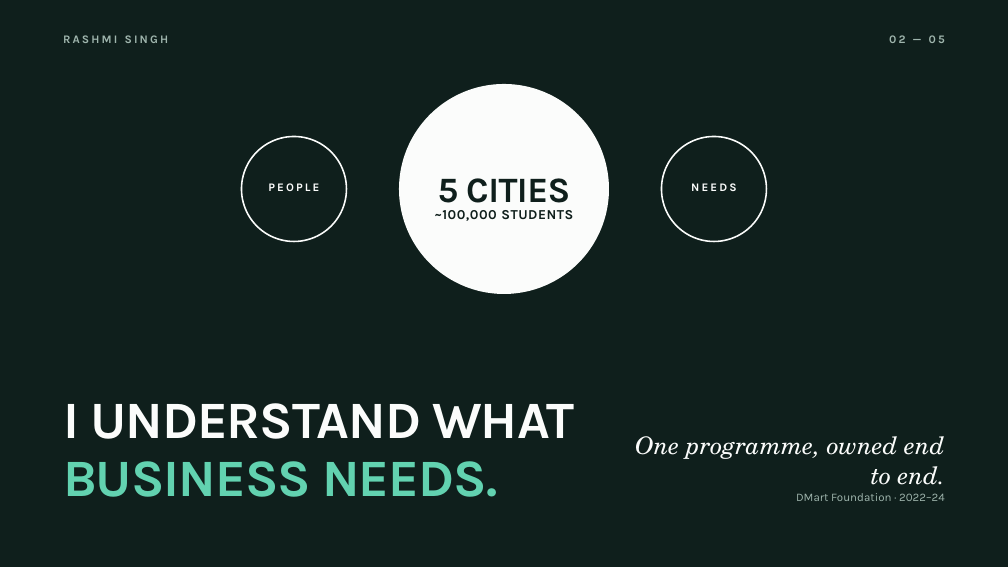
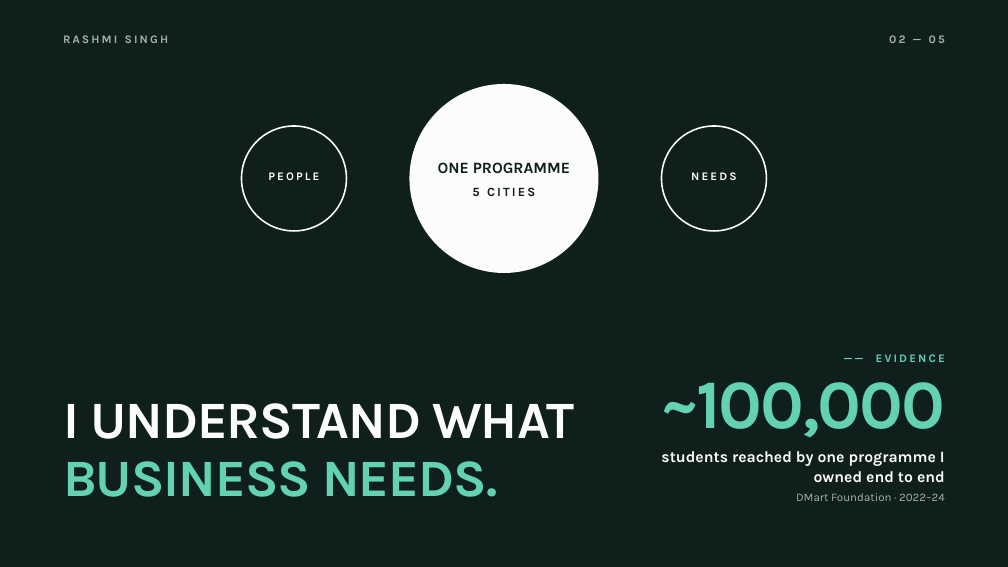
Before and after one commit to me-sunshine/cinematic-documentary-lab, a slide deck: slide 2 of out/rashmi-singh-pitch.pptx. Drawn at 1008x567 pixels with LibreOffice and Linux fonts; fonts in the diff are those of the drawing. Boxes give left, top, right and bottom in pixels: in the first picture for what was removed or moved away, otherwise in the second. Text is boxed around its words. In the diff, an @@ line names an element or a change of style, - is before the commit and + after.

```diff
--- a/out/rashmi-singh-pitch.pptx
+++ b/out/rashmi-singh-pitch.pptx
@@ ellipse: place and size @@
-ellipse at (399, 84, 609, 294)
+ellipse at (410, 84, 599, 273)
@@ 3 texts, 3 ellipses: place and size @@
-3 texts, 3 ellipses at (241, 137, 767, 242)
+3 texts, 3 ellipses at (241, 126, 767, 231)
@@ text added at (438, 162, 570, 174), 15 pt, text #0F1F1C, bold @@
+ONE PROGRAMME
@@ text "5 CITIES": place and size @@
-text "5 CITIES" at (438, 178, 570, 211)
+text "5 CITIES" at (472, 187, 535, 196)
@@ text "5 CITIES" at (472, 187, 535, 196): size 34 to 12 pt, letter spacing -0.5 to 2 pt @@
@@ text added at (876, 354, 945, 362), 11 pt, text #62D2B0, bold @@
+—— EVIDENCE
@@ text "~100,000" at (661, 382, 945, 438): vertical alignment top to bottom @@
@@ text at (661, 382, 945, 438): text changed; size 13 to 66 pt; text colour #0F1F1C to #62D2B0 @@
-~100,000 STUDENTS
+~100,000
@@ text at (661, 451, 945, 483): text changed; size 23 to 15 pt; font TeX Gyre Schola to Karla; bold on; italic off @@
-One programme, owned end to end.
-DMart Foundation · 2022–24
+students reached by one programme I owned end to end
```
Also in this commit, not shown: 3 other slides changed, 8 other files.
